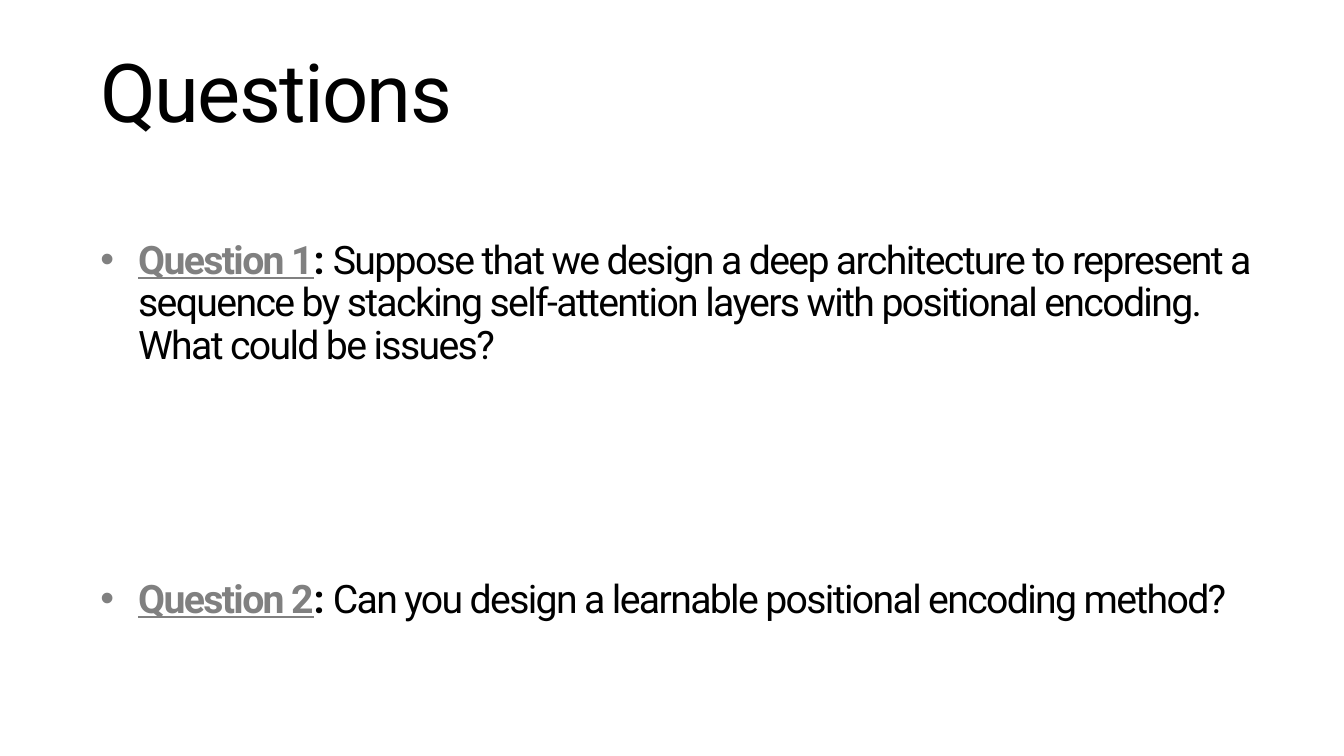
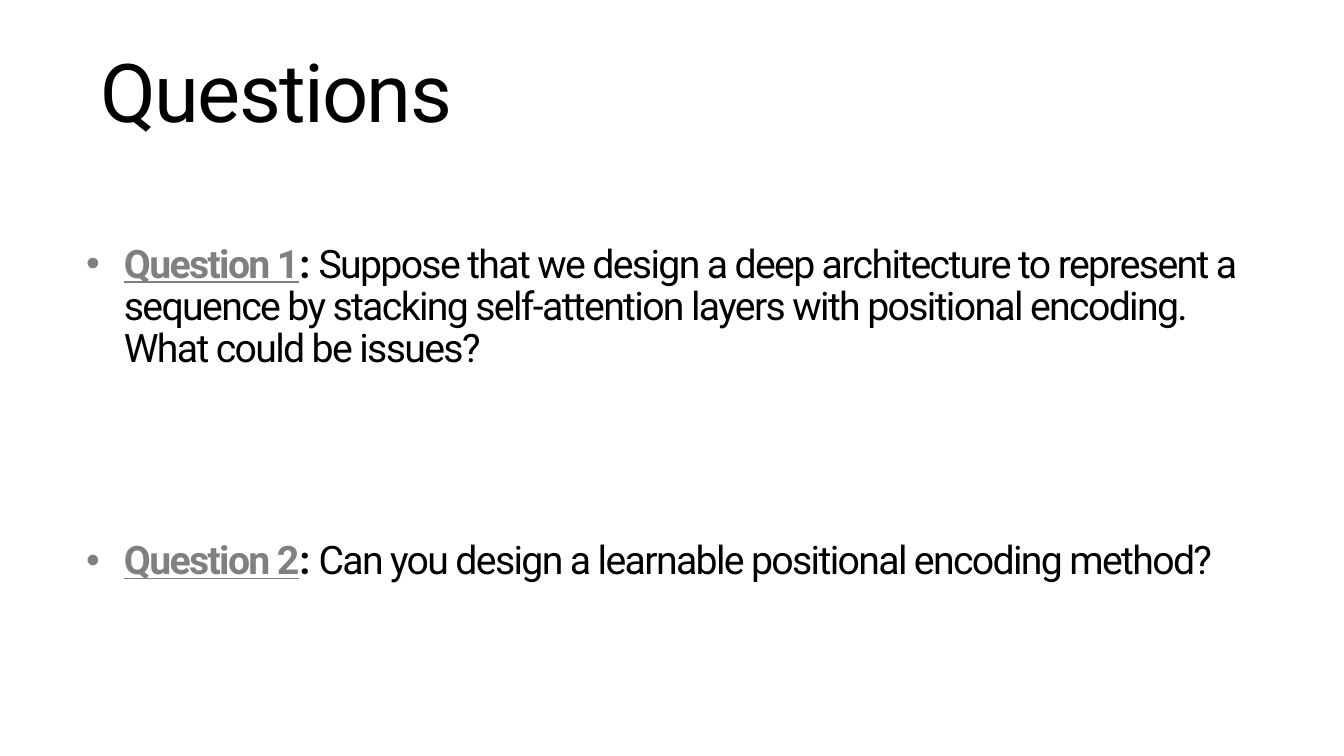
Before and after one commit to BalasubramanyamEvani/ScriptChain-Health-Assessment, a slide deck: slide 3 of presentation.pptx. Drawn at 1344x756 pixels with LibreOffice and Linux fonts; fonts in the diff are those of the drawing. Boxes give left, top, right and bottom in pixels: in the first picture for what was removed or moved away, otherwise in the second. Text is boxed around its words. In the diff, an @@ line names an element or a change of style, - is before the commit and + after.

```diff
--- a/presentation.pptx
+++ b/presentation.pptx
@@ text "Question 1: Suppose that we ..." rewrapped from box(138, 244, 1251, 622) to box(124, 248, 1237, 583) @@
```
Also in this commit, not shown: 2 other slides changed.
